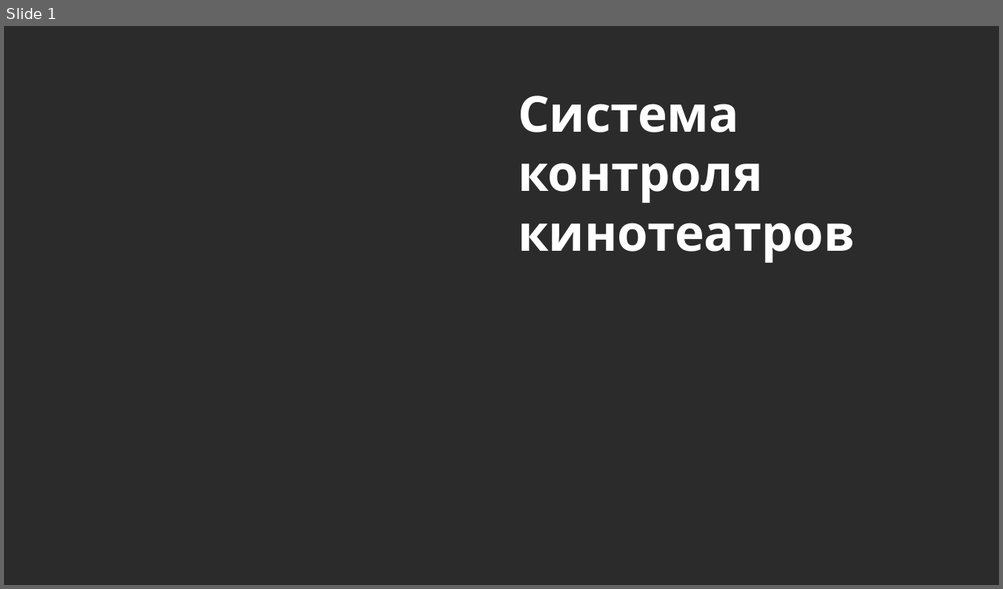
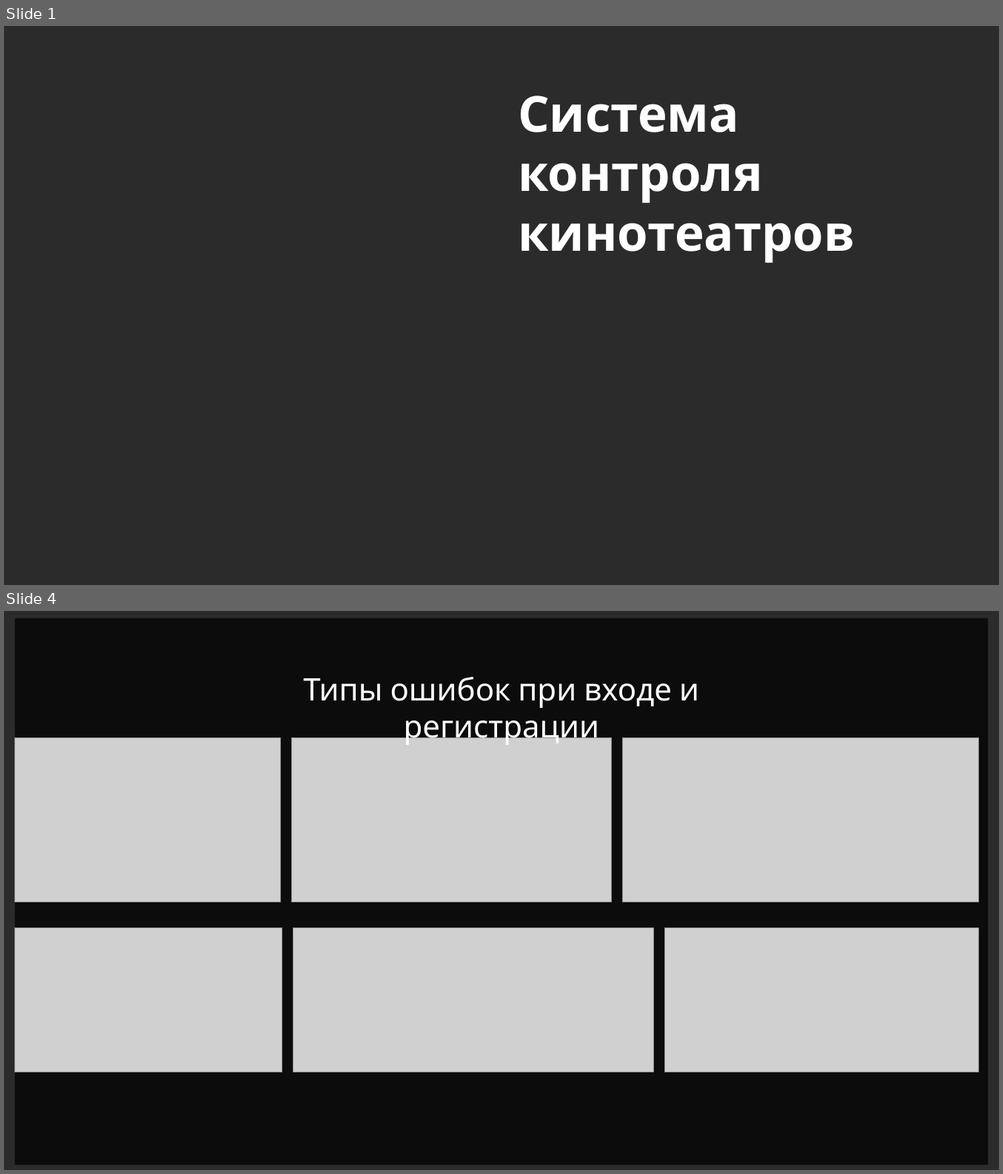
Before and after one commit to fivan999/cinema-controlling-system, a slide deck: data/description_files/cinema-controlling-system.pptm. Shown one above the other, each under a label of ours: slide 1 before the commit, slides 1 and 4 after it; the slides between them are not shown. The pictures are 1003x589 and 1003x1174 pixels, drawn with LibreOffice and Linux fonts; fonts in the diff are those of the drawing; grey boxes stand for pictures; background and template pictures are left out; a plain dark background stands for a picture behind light text. Boxes give left, top, right and bottom in pixels: in the first picture for what was removed or moved away, otherwise in the second. Text is boxed around its words. In the diff, an @@ line names an element or a change of style, - is before the commit and + after.

```diff
--- a/data/description_files/cinema-controlling-system.pptm
+++ b/data/description_files/cinema-controlling-system.pptm
@@ slide 4 added at (x1=4, y1=611, x2=999, y2=1170), background picture (left out) @@
@@ rectangle added at (x1=15, y1=618, x2=988, y2=1165), fill #000000 at 70% opacity @@
@@ text added at (x1=303, y1=677, x2=699, y2=746), 30 pt, text #FFFFFF @@
+Типы ошибок при входе и регистрации
@@ picture added at (x1=15, y1=738, x2=281, y2=902) @@
@@ picture added at (x1=291, y1=738, x2=612, y2=902) @@
@@ picture added at (x1=623, y1=738, x2=979, y2=902) @@
@@ picture added at (x1=15, y1=928, x2=282, y2=1072) @@
@@ picture added at (x1=293, y1=928, x2=653, y2=1072) @@
@@ picture added at (x1=664, y1=928, x2=979, y2=1072) @@
```
Also in this commit, not shown: 5 slides changed, 12 other slides added, 4 slides removed, 3 other files.
